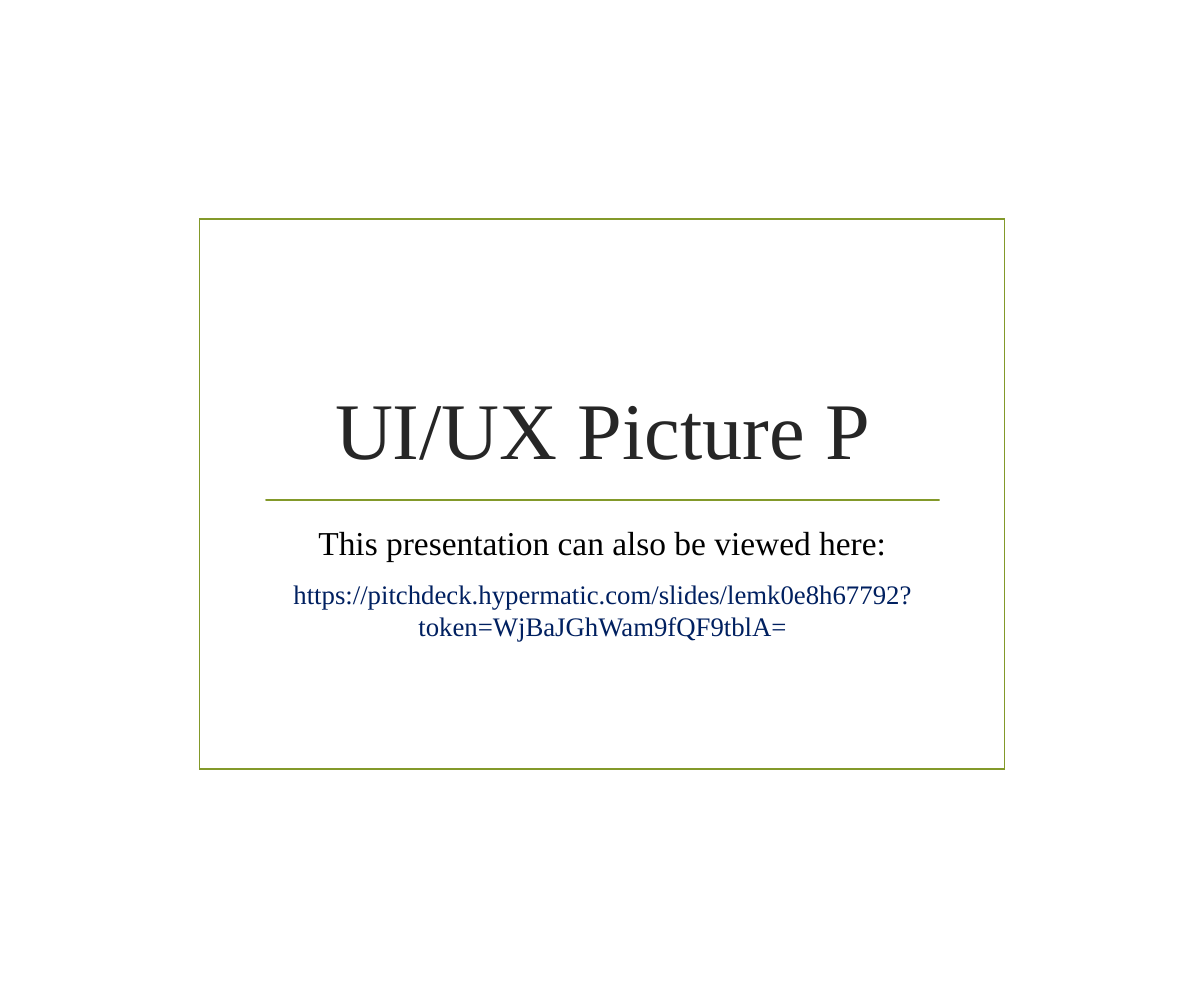
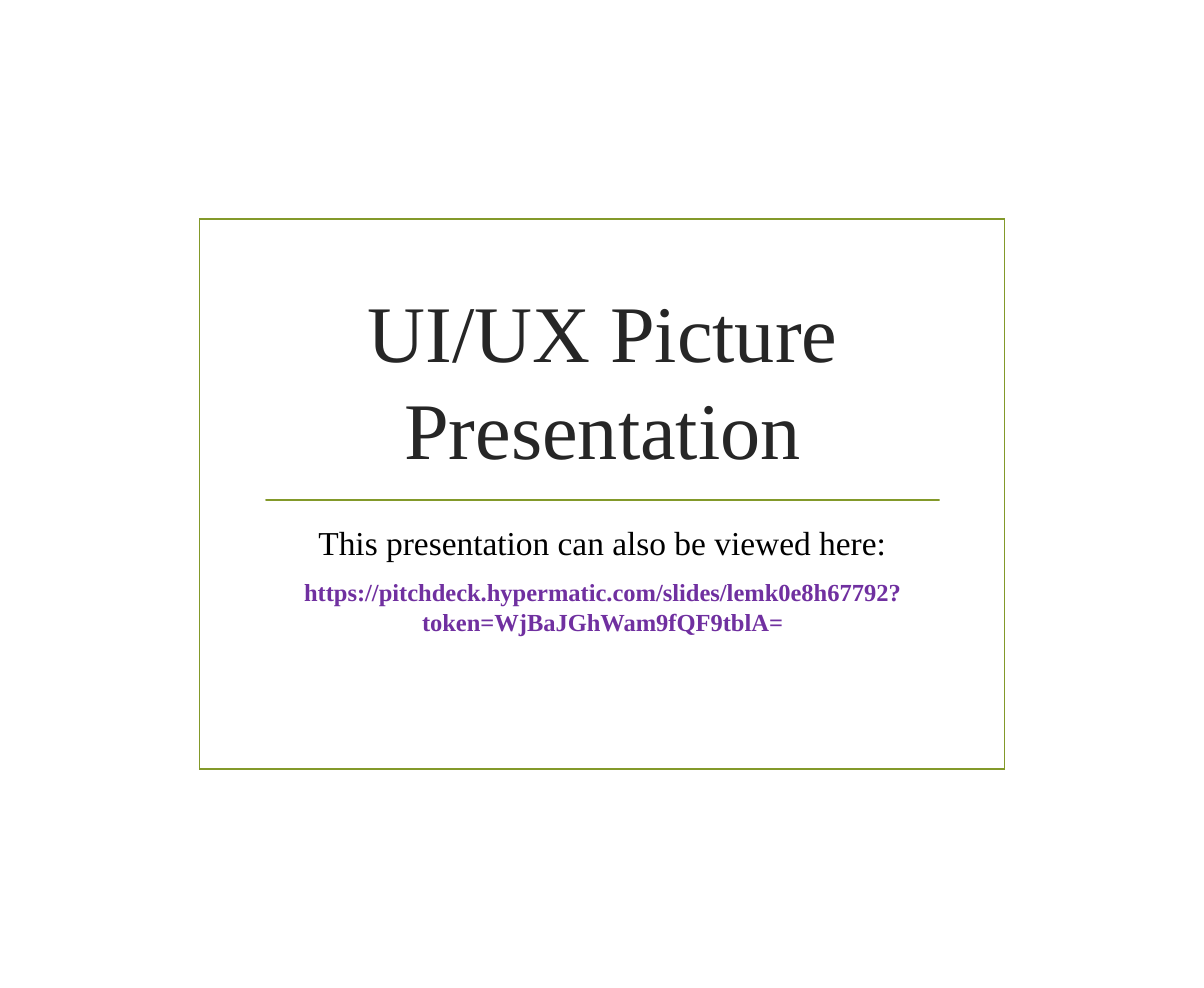
Before and after one commit to pusetsom/SparkyOnlineStore, a slide deck: slide 1 of UI Templates/SparkyOnlineStore.pptx. Drawn at 1204x988 pixels with LibreOffice and Linux fonts; fonts in the diff are those of the drawing; background and template pictures are left out. Boxes give left, top, right and bottom in pixels: in the first picture for what was removed or moved away, otherwise in the second. Text is boxed around its words. In the diff, an @@ line names an element or a change of style, - is before the commit and + after.

```diff
--- a/UI Templates/SparkyOnlineStore.pptx
+++ b/UI Templates/SparkyOnlineStore.pptx
@@ title at [367,309,837,460]: text changed @@
-UI/UX Picture P
+UI/UX Picture Presentation
@@ subtitle at [304,584,901,637]: size 24 to 22 pt, text colour #002060 to #7030A0, bold on in "https://pitchdeck.hypermatic.com/slides/lemk0e8h67792?token= ..." @@
```
